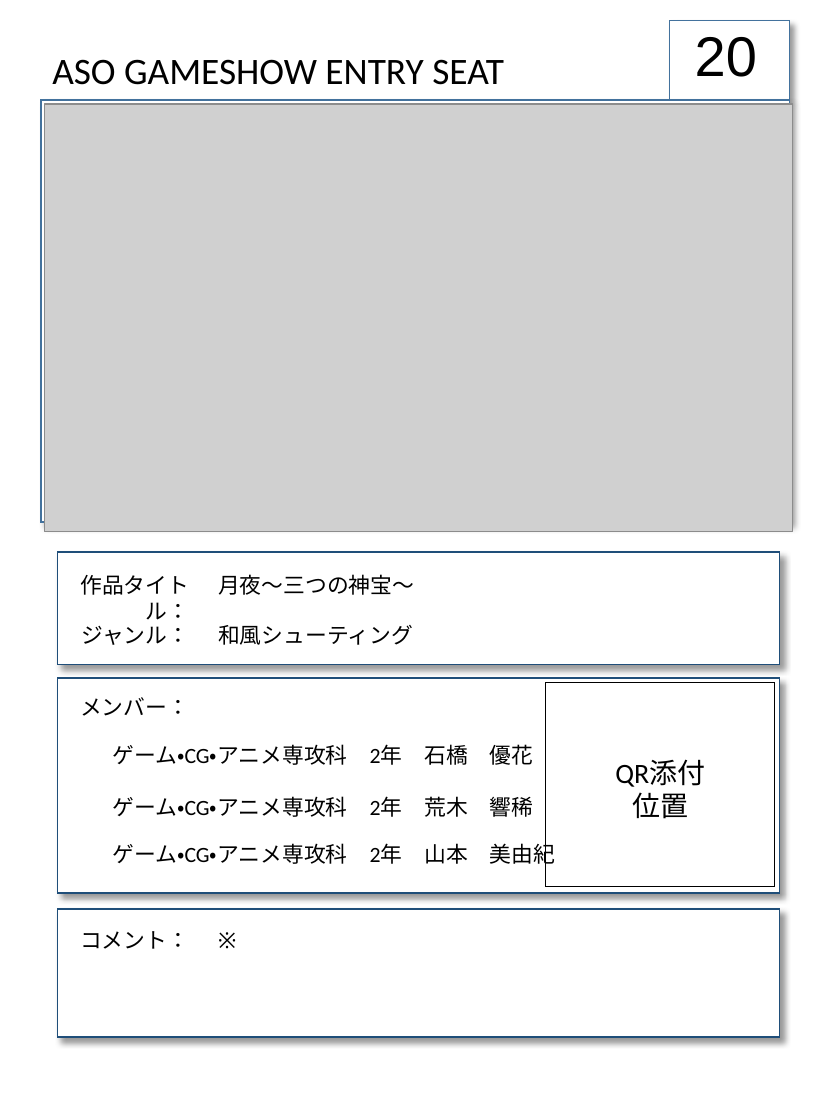
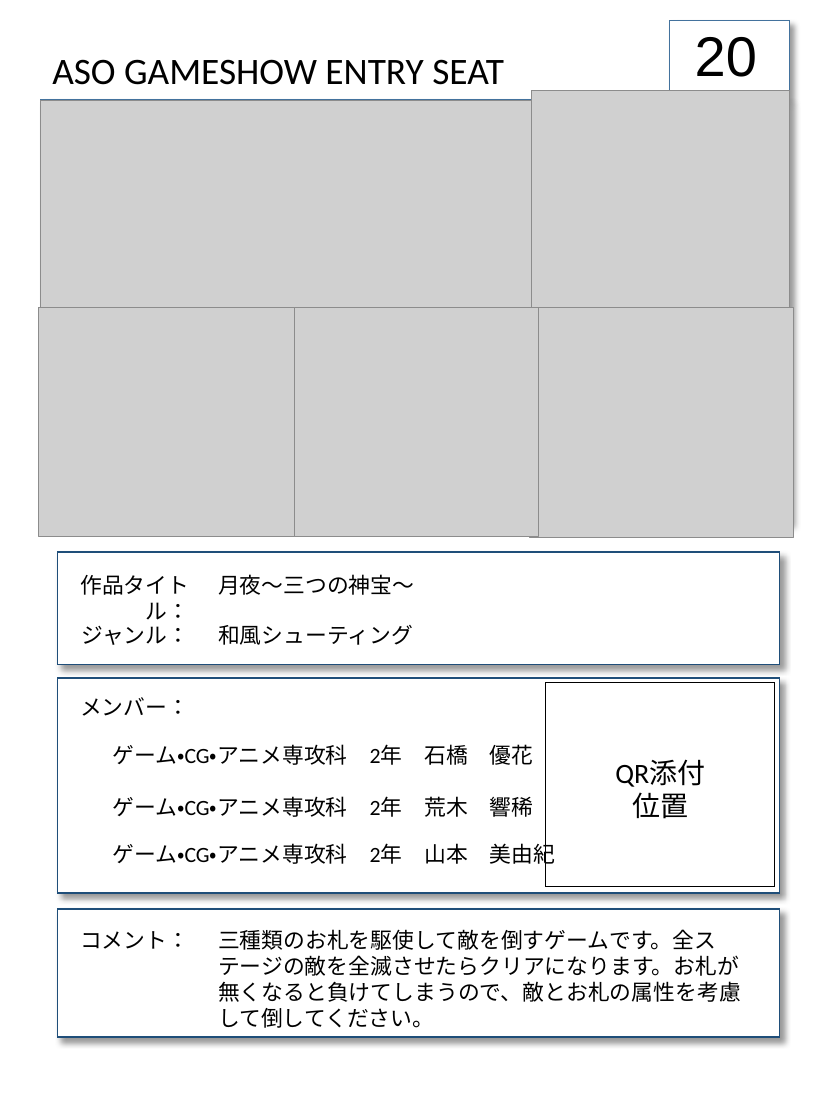
Before and after one commit to dorayaki2207/aziantam, a slide deck: slide 1 of 203_アジアンタム.pptx. Drawn at 840x1120 pixels with LibreOffice and Linux fonts; fonts in the diff are those of the drawing; grey boxes stand for pictures; background and template pictures are left out. Boxes give left, top, right and bottom in pixels: in the first picture for what was removed or moved away, otherwise in the second. Text is boxed around its words. In the diff, an @@ line names an element or a change of style, - is before the commit and + after.

```diff
--- a/203_アジアンタム.pptx
+++ b/203_アジアンタム.pptx
@@ picture: place and size @@
-picture at [45, 104, 793, 532]
+picture at [40, 101, 531, 320]
@@ picture added at [532, 91, 790, 335] @@
@@ picture added at [38, 308, 295, 536] @@
@@ picture added at [283, 308, 538, 536] @@
@@ picture added at [530, 307, 793, 538] @@
@@ text at [218, 929, 741, 1028]: text changed @@
-※
+三種類のお札を駆使して敵を倒すゲームです。全ステージの敵を全滅させたらクリアになります。お札が無くなると負けてしまうので、敵とお札の属性を考慮して倒してください。
```
Also in this commit, not shown: 2 other files.
